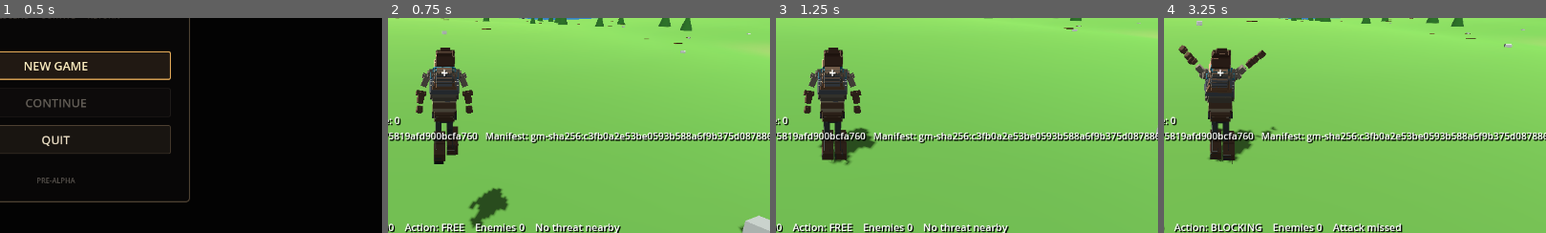
Above: before the commit, frames 1-4 (left to right).
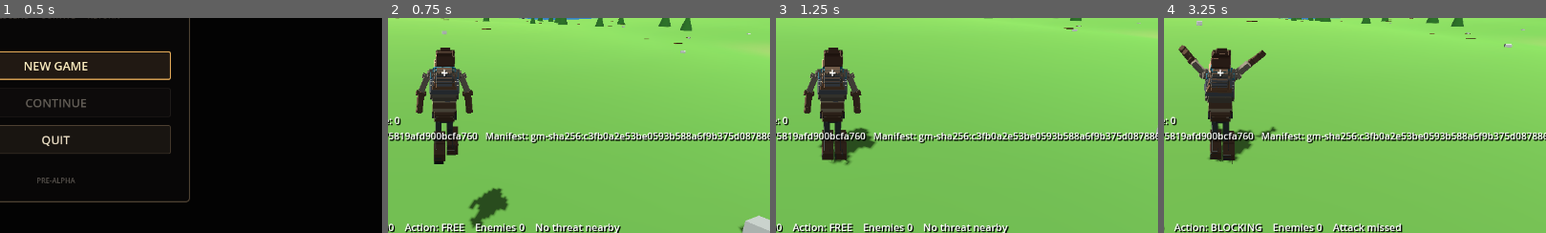
Above: after the commit, the same moments.

Repository: KevinRabbe/underworld
Game: Godot game, scene res://app/app_root.tscn
Two runs of this game, one before a commit and one after it. Both use one fixed random seed, a clock stepped at 60 frames per second and the inputs below.
Inputs (mouse positions are % of the whole screen's width and height, from its top left):
- Up to frame 1 (0.5 s): no input
- Up to frame 2 (0.75 s): click "NEW GAME" at 0.5 s
- Up to frame 3 (1.25 s): no input
- Up to frame 4 (3.25 s): tap Enter at 1.25 s; move the mouse to (55, 50) at 1.27 s; hold E (attack_heavy) 1.28-2.03 s; hold W (move_forward) from 1.28 s (still down); click (55, 50) at 1.42 s; tap Space (jump) at 1.52, 2.27 s; move the mouse to (45, 50) at 2.02 s; right-click (45, 50) at 2.1 s; move the mouse to (52, 48) at 2.77 s; hold F (block) from 2.78 s (still down)
The pictures show only the part of the screen within x 43-93%, y 38-88%; the shares and areas given below are measured in that part.

Frame 1 is identical in both runs. In frame 2, 0.1% of the frame differs, in the area x 7-24%, y 31-86%; in frame 3, 0.1%; in frame 4, 0.3%, in the area x 4-30%, y 14-56%.
Error in both runs: Invalid call. Nonexistent function 'set_blend_point_name' in base 'AnimationNodeBlendSpace2D'. (res://presentation/characters/voxel/voxel_character_presentatio…

Commit message:
Close survivor limb gaps and tune tool scale

Diff:
--- a/presentation/characters/voxel/baseline_survivor_factory.gd
+++ b/presentation/characters/voxel/baseline_survivor_factory.gd
@@ -47,10 +47,12 @@
 			_raw_part("shoulder_l", "rig_role.clavicle.left", _arm_cells(true, 3, CLOTH), Vector3i.ZERO),
 			_raw_part("shoulder_r", "rig_role.clavicle.right", _arm_cells(false, 3, CLOTH), Vector3i.ZERO),
 			_slice_overlay_part("neck_connector", "rig_role.neck", 42, 46, 44, CLOTH, -1),
-			_raw_part("upperarm_l", "rig_role.upper_arm.left", _arm_cells(true, 6, CLOTH), Vector3i.ZERO),
-			_raw_part("forearm_l", "rig_role.forearm.left", _arm_cells(true, 6, LEATHER), Vector3i.ZERO),
-			_raw_part("upperarm_r", "rig_role.upper_arm.right", _arm_cells(false, 6, CLOTH), Vector3i.ZERO),
-			_raw_part("forearm_r", "rig_role.forearm.right", _arm_cells(false, 6, LEATHER), Vector3i.ZERO),
+			# Bone segments are authored in metres; nine grid cells span the
+			# shoulder-to-elbow segment so the rigid parts meet instead of floating.
+			_raw_part("upperarm_l", "rig_role.upper_arm.left", _arm_cells(true, 9, CLOTH), Vector3i.ZERO),
+			_raw_part("forearm_l", "rig_role.forearm.left", _arm_cells(true, 8, LEATHER), Vector3i.ZERO),
+			_raw_part("upperarm_r", "rig_role.upper_arm.right", _arm_cells(false, 9, CLOTH), Vector3i.ZERO),
+			_raw_part("forearm_r", "rig_role.forearm.right", _arm_cells(false, 8, LEATHER), Vector3i.ZERO),
 			_slice_overlay_part("scarf", "rig_role.neck", 39, 44, 42, ACCENT, -2),
 			_slice_overlay_part("belt", "rig_role.pelvis", 25, 29, 28, LEATHER, -2),
 			_raw_part("belt_buckle", "rig_role.pelvis", _box(Vector3i(0,1,-3), Vector3i(2,3,-3), METAL), Vector3i.ZERO),
@@ -81,9 +83,9 @@
 			_slice_overlay_part("pack_buckles", "rig_role.chest", 36, 43, 40, METAL, 5),
 		]),
 		_module("tools", &"held_item", [
-			_tool_part("axe_handle", "stone_axe", _box(Vector3i(0,-7,0), Vector3i(0,4,0), LEATHER), Vector3i.ZERO),
-			_tool_part("axe_head", "stone_axe", _box(Vector3i(-3,3,0), Vector3i(3,5,1), METAL), Vector3i.ZERO),
-			_tool_part("pickaxe_handle", "stone_pickaxe", _box(Vector3i(0,-7,0), Vector3i(0,4,0), LEATHER), Vector3i.ZERO),
+			_tool_part("axe_handle", "stone_axe", _box(Vector3i(0,-6,0), Vector3i(0,3,0), LEATHER), Vector3i.ZERO),
+			_tool_part("axe_head", "stone_axe", _box(Vector3i(-2,2,0), Vector3i(2,4,1), METAL), Vector3i.ZERO),
+			_tool_part("pickaxe_handle", "stone_pickaxe", _box(Vector3i(0,-6,0), Vector3i(0,3,0), LEATHER), Vector3i.ZERO),
 			_tool_part("pickaxe_head", "stone_pickaxe", _pickaxe_head_cells(), Vector3i.ZERO),
 		]),
 	]
